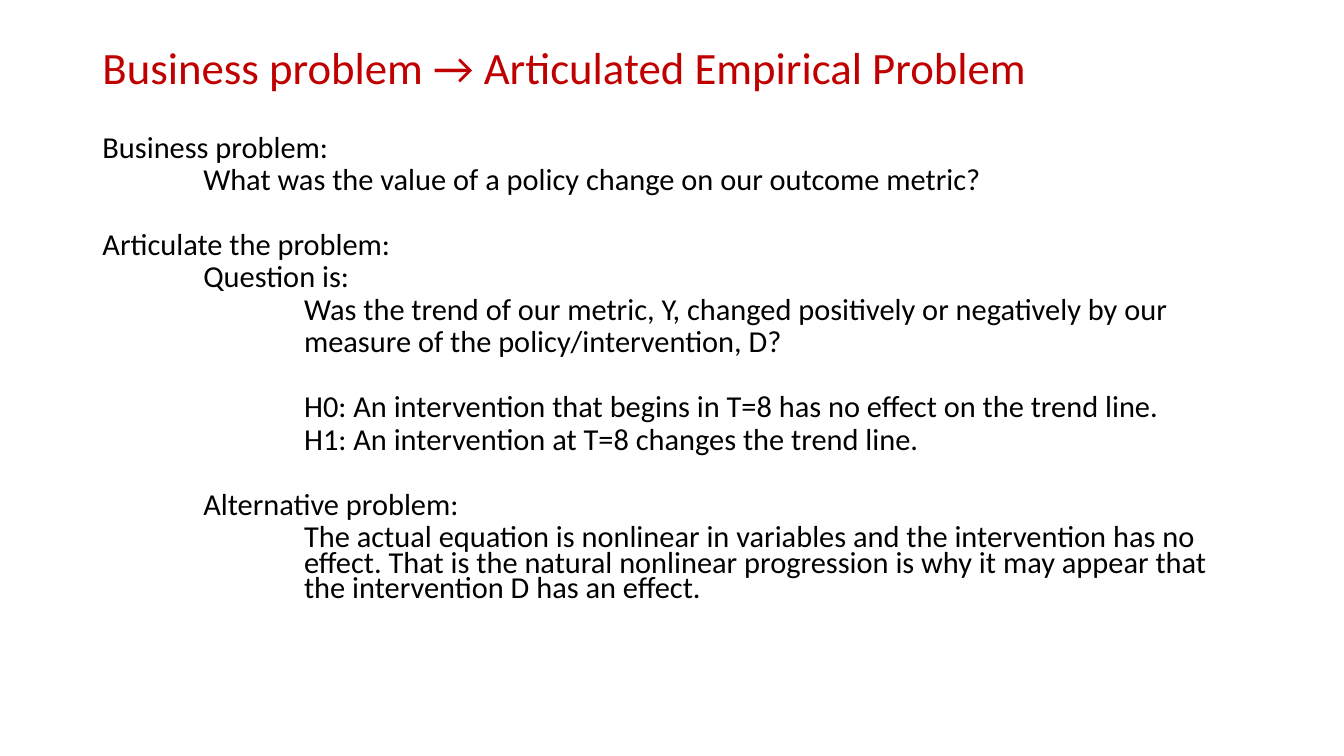
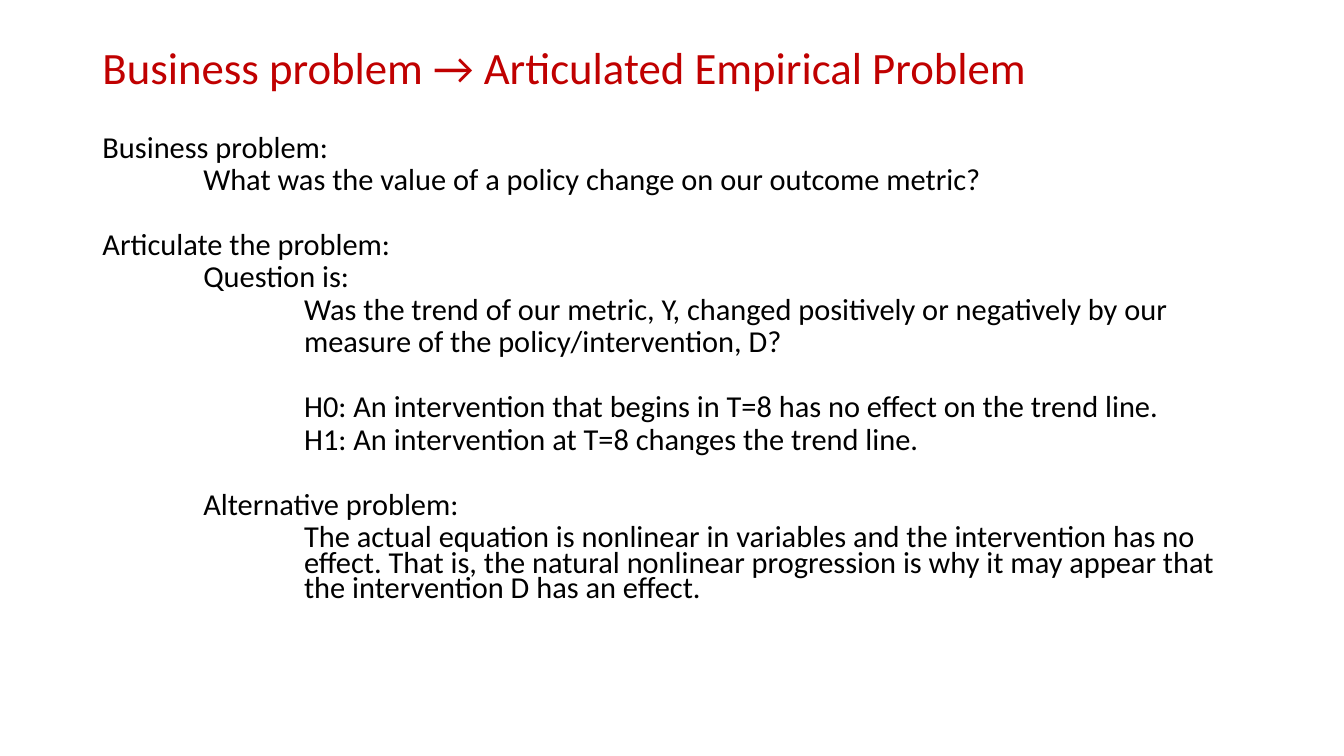
Before and after one commit to campnmug/Model_selection_and_inference, a slide deck: slide 5 of SCSUG 2019 Presentation deck - Do you know when your data is lying to you- Regression HOW.pptx (slide 4 before the commit). Drawn at 1344x756 pixels with LibreOffice and Linux fonts; fonts in the diff are those of the drawing. Boxes give left, top, right and bottom in pixels: in the first picture for what was removed or moved away, otherwise in the second. Text is boxed around its words. In the diff, an @@ line names an element or a change of style, - is before the commit and + after.

```diff
--- a/SCSUG 2019 Presentation deck - Do you know when your data is lying to you- Regression HOW.pptx
+++ b/SCSUG 2019 Presentation deck - Do you know when your data is lying to you- Regression HOW.pptx
@@ text at (304, 526, 1214, 599): text changed @@
-        The actual equation is nonlinear in variables and the intervention has no effect. That is the natural nonlinear progression is why it may appear that the intervention D has an effect.
+        The actual equation is nonlinear in variables and the intervention has no effect. That is, the natural nonlinear progression is why it may appear that the intervention D has an effect.
```
Also in this commit, not shown: 13 other slides changed, 3 slides added, 1 slide removed.
